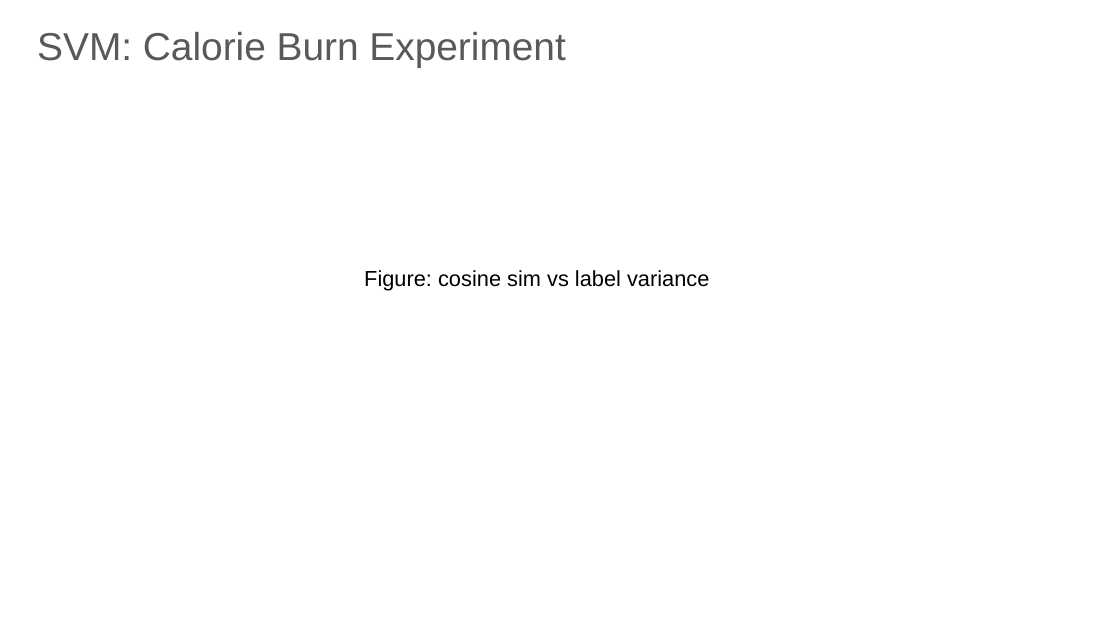
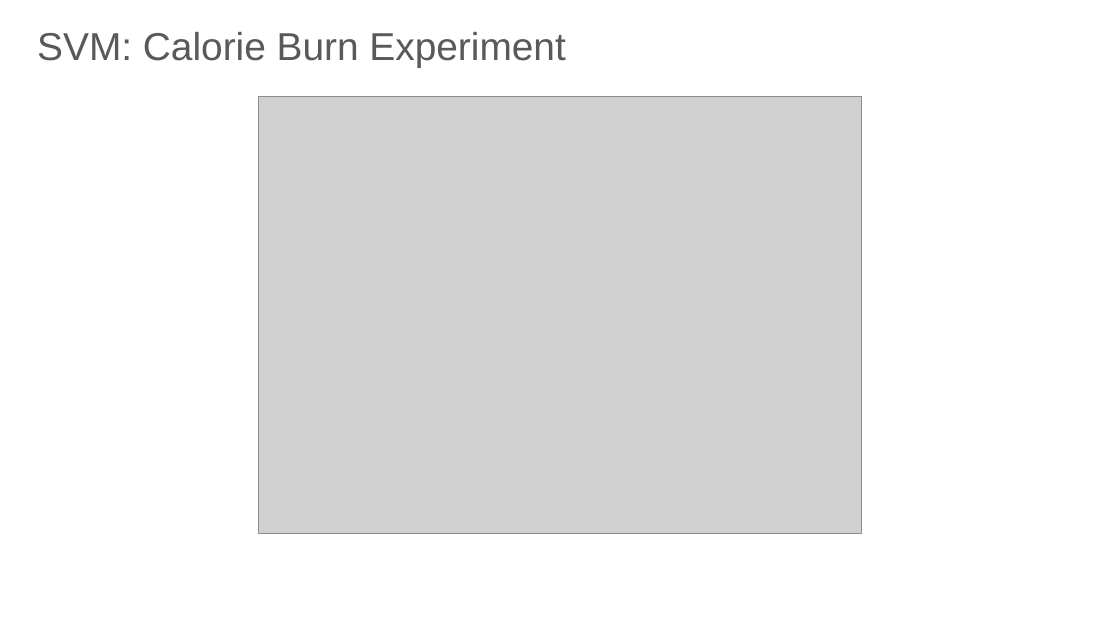
Before and after one commit to Root18D/AAI-501--Machine-Learning, a slide deck: slide 12 of AAI_501_Final_Project_Presentation_Group6_r1.pptx. Drawn at 1120x630 pixels with LibreOffice and Linux fonts; fonts in the diff are those of the drawing; grey boxes stand for pictures; background and template pictures are left out. Boxes give left, top, right and bottom in pixels: in the first picture for what was removed or moved away, otherwise in the second. Text is boxed around its words. In the diff, an @@ line names an element or a change of style, - is before the commit and + after.

```diff
--- a/AAI_501_Final_Project_Presentation_Group6_r1.pptx
+++ b/AAI_501_Final_Project_Presentation_Group6_r1.pptx
@@ picture added at <box>259,96,861,534</box> @@
@@ text removed at <box>364,270,709,291</box> @@
-Figure: cosine sim vs label variance
```
Also in this commit, not shown: 4 other slides changed, 3 slides added, 2 slides removed, 2 other files.
